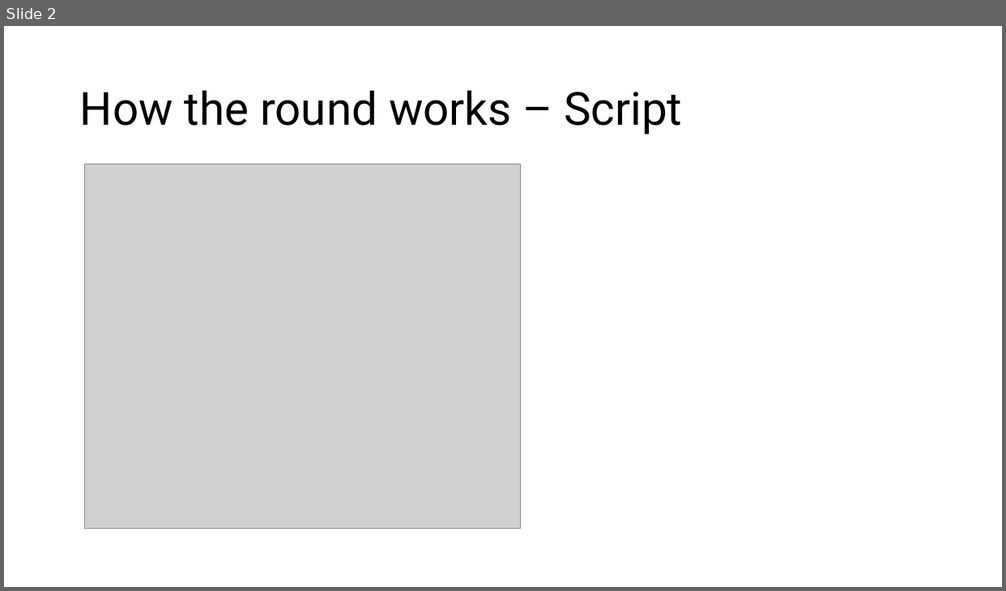
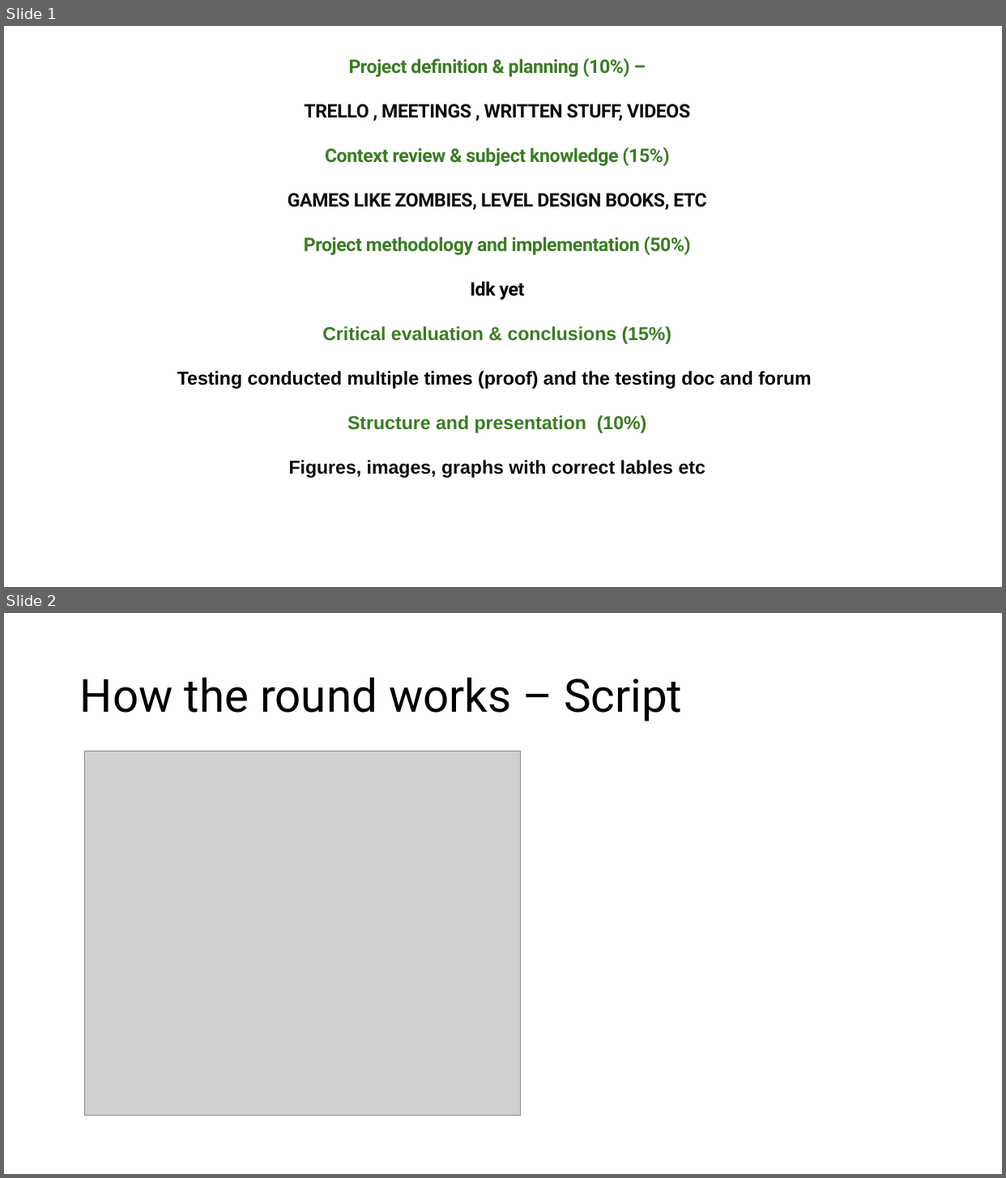
Before and after one commit to Mdot5596/Timeline-Takedown, a slide deck: Documentation/Report/Documentationofstuff.pptx. Shown one above the other, each under a label of ours: slide 2 before the commit, slides 1 and 2 after it. The pictures are 1006x591 and 1006x1178 pixels, drawn with LibreOffice and Linux fonts; fonts in the diff are those of the drawing; grey boxes stand for pictures. Boxes give left, top, right and bottom in pixels: in the first picture for what was removed or moved away, otherwise in the second. Text is boxed around its words. In the diff, an @@ line names an element or a change of style, - is before the commit and + after.

```diff
--- a/Documentation/Report/Documentationofstuff.pptx
+++ b/Documentation/Report/Documentationofstuff.pptx
@@ slide 1 added at (x1=4, y1=26, x2=1002, y2=587), background #FFFFFF @@
@@ subtitle added at (x1=177, y1=58, x2=811, y2=478), 18 pt, text #3A7C22, bold @@
+Project definition & planning (10%) –
+TRELLO , MEETINGS , WRITTEN STUFF, VIDEOS
+Context review & subject knowledge (15%)
+GAMES LIKE ZOMBIES, LEVEL DESIGN BOOKS, ETC
+Project methodology and implementation (50%)
+Idk yet
+Critical evaluation & conclusions (15%)
+Testing conducted multiple times (proof) and the testing doc and forum
+Structure and presentation (10%)
+Figures, images, graphs with correct lables etc
```
Also in this commit, not shown: 1 slide removed, 4 other files.
